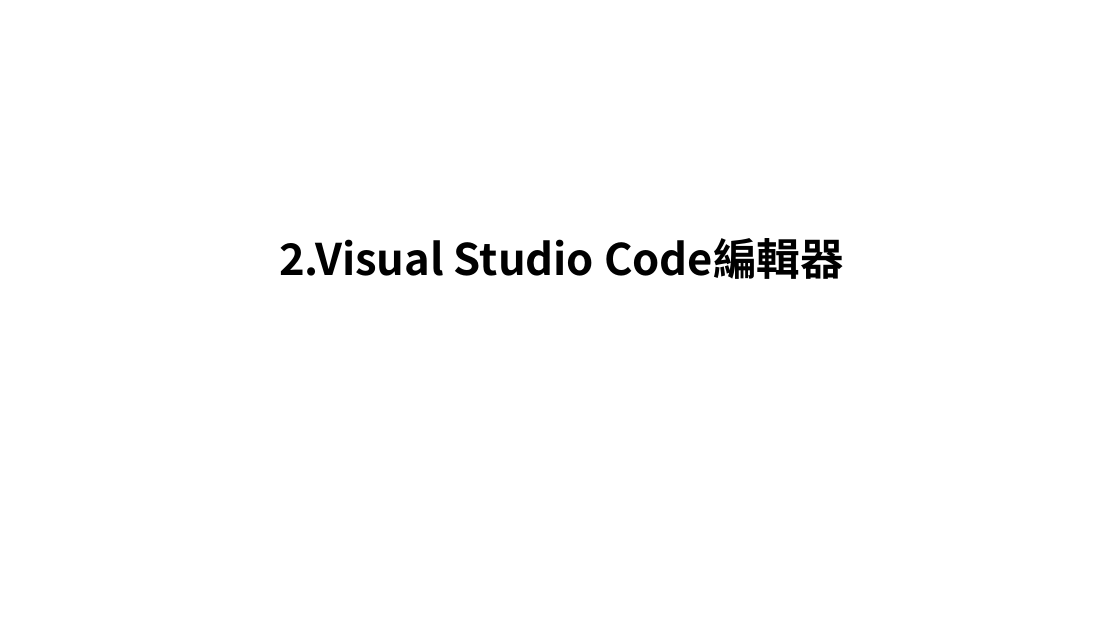
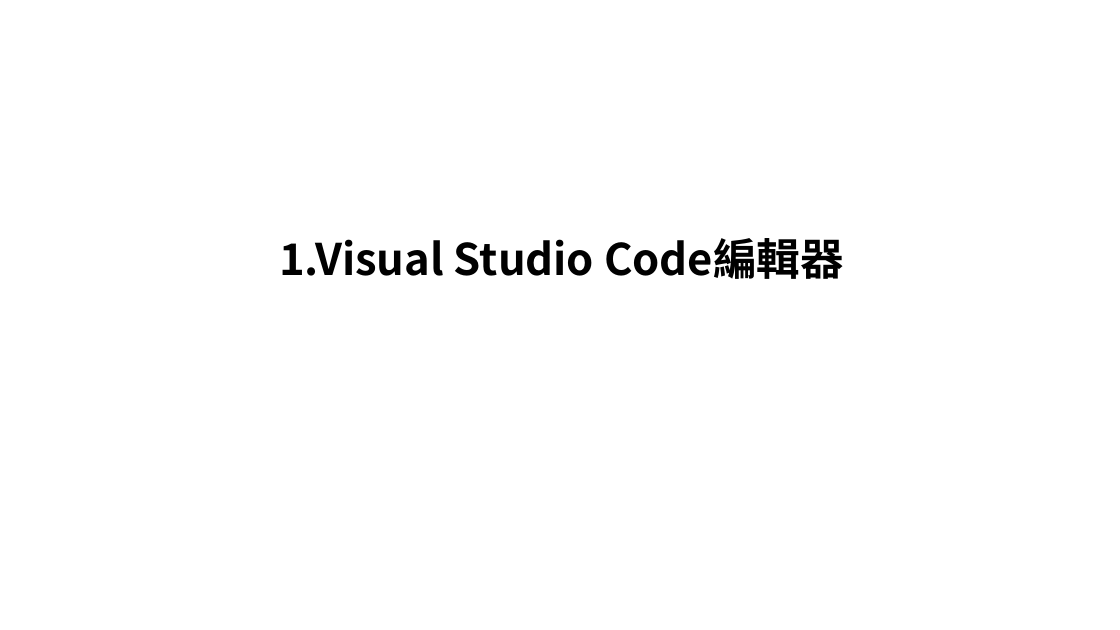
Before and after one commit to allen8101070/JavaScript-PPT, a slide deck: slide 7 of javaScript.pptx (slide 8 before the commit). Drawn at 1120x630 pixels with LibreOffice and Linux fonts; fonts in the diff are those of the drawing; background and template pictures are left out. Boxes give left, top, right and bottom in pixels: in the first picture for what was removed or moved away, otherwise in the second. Text is boxed around its words. In the diff, an @@ line names an element or a change of style, - is before the commit and + after.

```diff
--- a/javaScript.pptx
+++ b/javaScript.pptx
@@ text at (279,238,843,279): text changed @@
-2.Visual Studio Code編輯器
+1.Visual Studio Code編輯器
```
Also in this commit, not shown: 12 other slides changed, 12 slides added, 10 slides removed, 1 other file.
